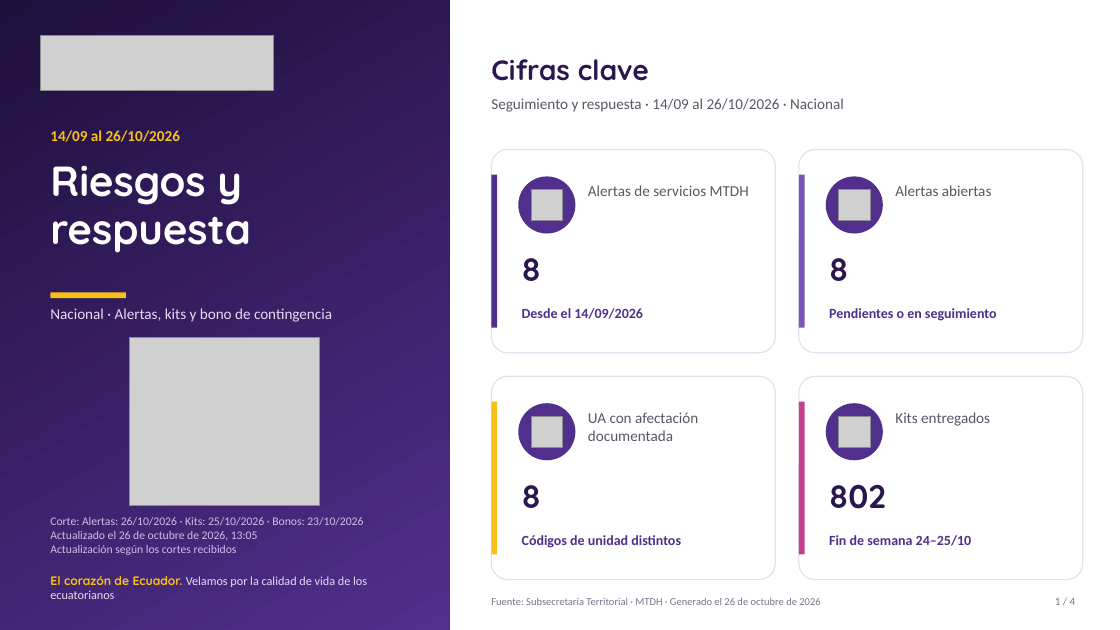
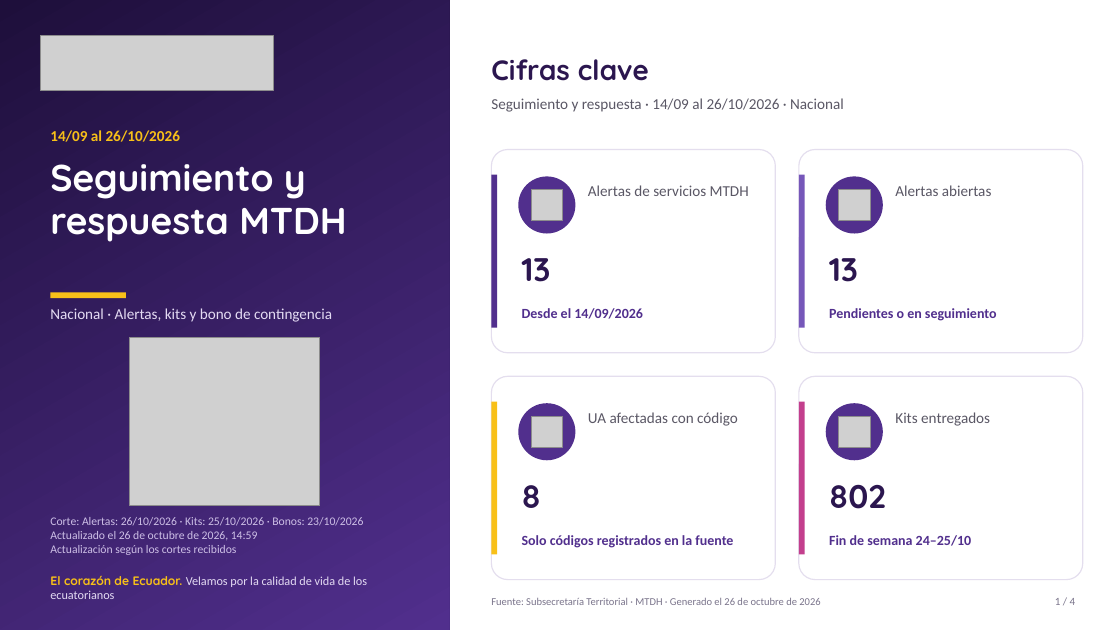
Before and after one commit to JuanAmbuludi/Sistema-Reporte-MTDH, a slide deck: slide 1 of docs/reportes/Seguimiento_ENOS_2026-10-26.pptx. Drawn at 1120x630 pixels with LibreOffice and Linux fonts; fonts in the diff are those of the drawing; grey boxes stand for pictures. Boxes give left, top, right and bottom in pixels: in the first picture for what was removed or moved away, otherwise in the second. Text is boxed around its words. In the diff, an @@ line names an element or a change of style, - is before the commit and + after.

```diff
--- a/docs/reportes/Seguimiento_ENOS_2026-10-26.pptx
+++ b/docs/reportes/Seguimiento_ENOS_2026-10-26.pptx
@@ text at <box>50,164,346,242</box>: text changed; size 36 to 32 pt @@
-Riesgos y respuesta
+Seguimiento y respuesta MTDH
@@ text at <box>522,258,551,282</box>: text changed @@
-8
+13
@@ text at <box>829,258,858,282</box>: text changed @@
-8
+13
@@ text at <box>588,412,738,426</box>: text changed @@
-UA con afectación documentada
+UA afectadas con código
@@ text at <box>50,531,258,540</box>: text changed @@
-Actualizado el 26 de octubre de 2026, 13:05
+Actualizado el 26 de octubre de 2026, 14:59
@@ text at <box>522,535,733,548</box>: text changed @@
-Códigos de unidad distintos
+Solo códigos registrados en la fuente
```
Also in this commit, not shown: 1 other slide changed, 15 other files.
